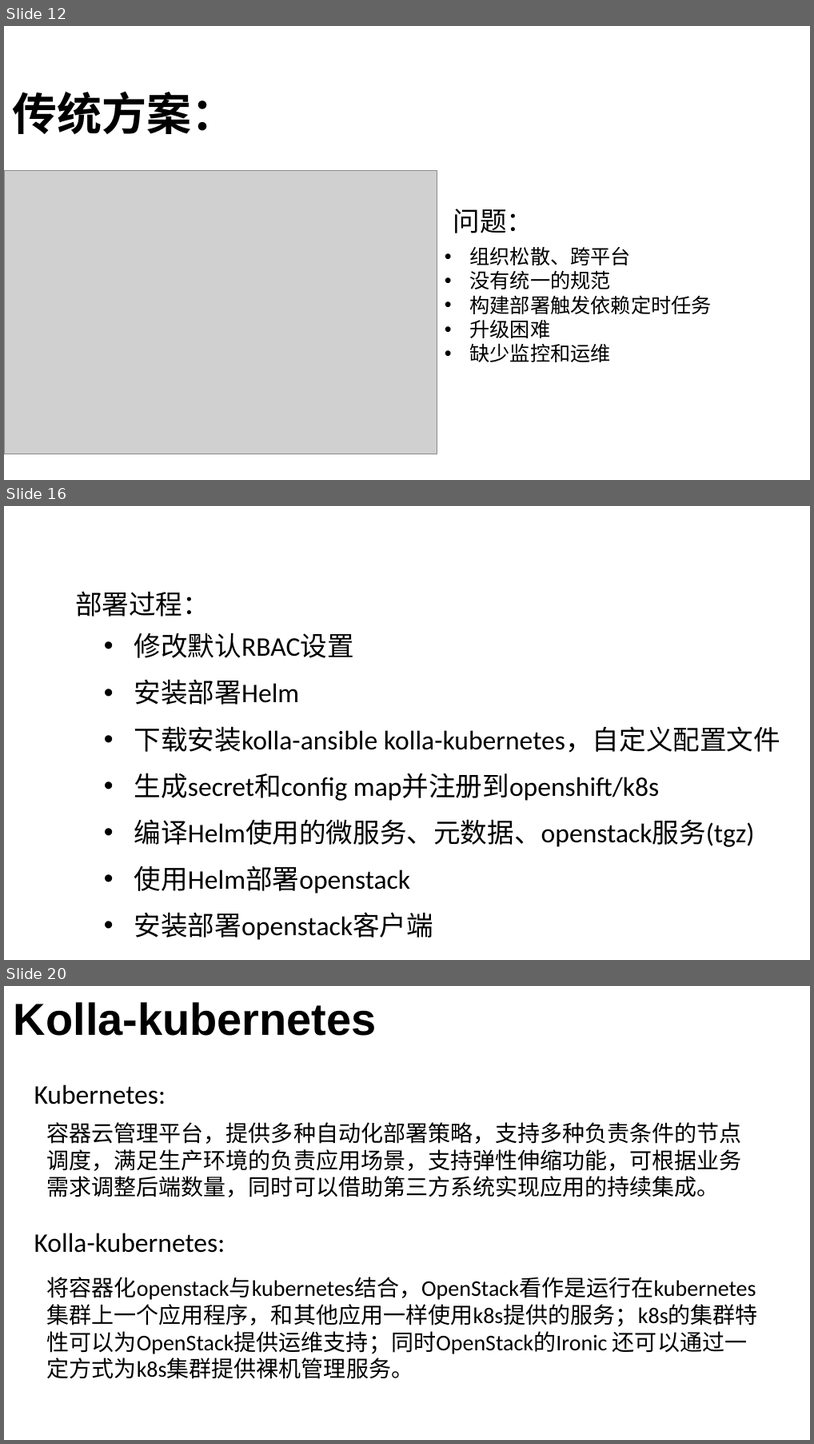
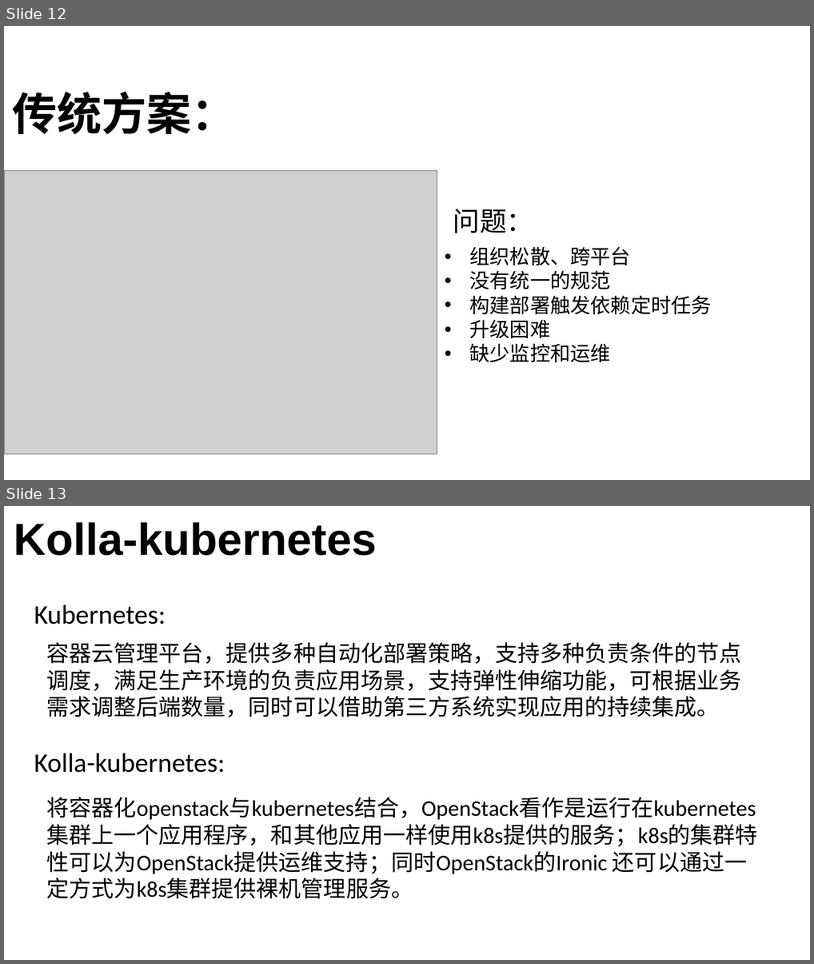
Before and after one commit to lyj7890/openinfra.session, a slide deck: OpenStack容器化持续集成与交付实践方案.pptx. Shown one above the other, each under a label of ours: slides 12, 16 and 20 before the commit, slides 12 and 13 after it; the slides between them are not shown. The pictures are 814x1444 and 814x964 pixels, drawn with LibreOffice and Linux fonts; fonts in the diff are those of the drawing; grey boxes stand for pictures; background and template pictures are left out. Boxes give left, top, right and bottom in pixels: in the first picture for what was removed or moved away, otherwise in the second. Text is boxed around its words. In the diff, an @@ line names an element or a change of style, - is before the commit and + after.

```diff
--- a/OpenStack容器化持续集成与交付实践方案.pptx
+++ b/OpenStack容器化持续集成与交付实践方案.pptx
@@ slide 16 removed at (4, 506, 810, 960), background picture (left out) @@
@@ text removed at (75, 591, 210, 616) @@
-部署过程：
@@ text removed at (134, 632, 354, 658) @@
-• 修改默认RBAC设置
@@ text removed at (134, 679, 300, 704) @@
-• 安装部署Helm
@@ text removed at (134, 726, 781, 752) @@
-• 下载安装kolla-ansible kolla-kubernetes，自定义配置文件
@@ text removed at (134, 772, 659, 800) @@
-• 生成secret和config map并注册到openshift/k8s
@@ text removed at (134, 819, 755, 847) @@
-• 编译Helm使用的微服务、元数据、openstack服务(tgz)
@@ text removed at (134, 865, 410, 893) @@
-• 使用Helm部署openstack
@@ text removed at (134, 912, 434, 940) @@
-• 安装部署openstack客户端
@@ what was slide 20 is now slide 13 @@
```
Also in this commit, not shown: 6 other slides removed.
